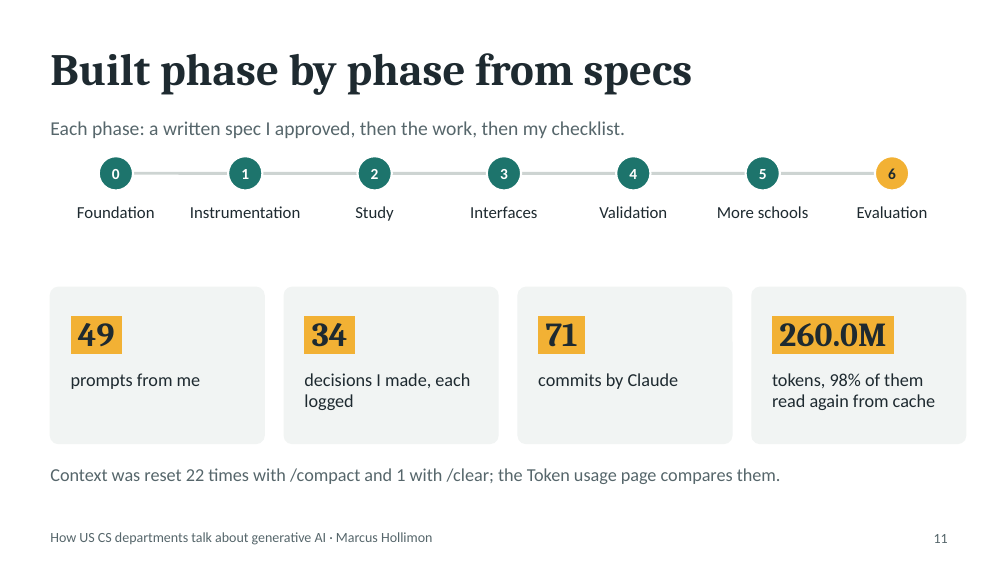
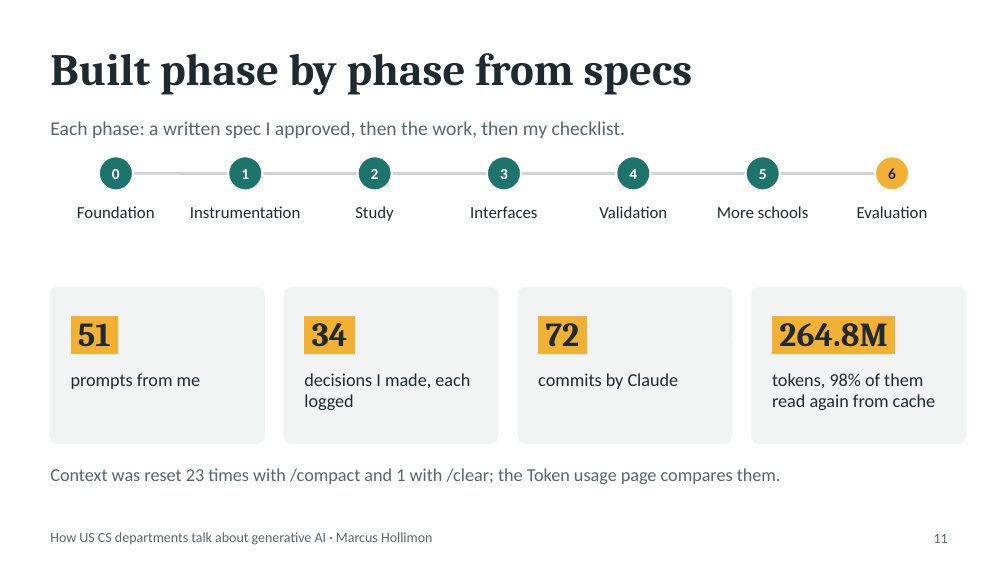
Before and after one commit to Marcus-Hollimon/Project-2-AI-Use-In-Schools, a slide deck: slide 11 of presentation/AI-in-CS-departments.pptx. Drawn at 1008x567 pixels with LibreOffice and Linux fonts; fonts in the diff are those of the drawing. Boxes give left, top, right and bottom in pixels: in the first picture for what was removed or moved away, otherwise in the second. Text is boxed around its words. In the diff, an @@ line names an element or a change of style, - is before the commit and + after.

```diff
--- a/presentation/AI-in-CS-departments.pptx
+++ b/presentation/AI-in-CS-departments.pptx
@@ text at [78,315,111,347]: text changed @@
-49
+51
@@ text at [546,315,580,347]: text changed @@
-71
+72
@@ text at [779,315,888,347]: text changed @@
-260.0M
+264.8M
@@ text at [50,468,781,484]: text changed @@
-Context was reset 22 times with /compact and 1 with /clear; the Token usage page compares them.
+Context was reset 23 times with /compact and 1 with /clear; the Token usage page compares them.
```
Also in this commit, not shown: 1 other slide changed, 8 other files.
